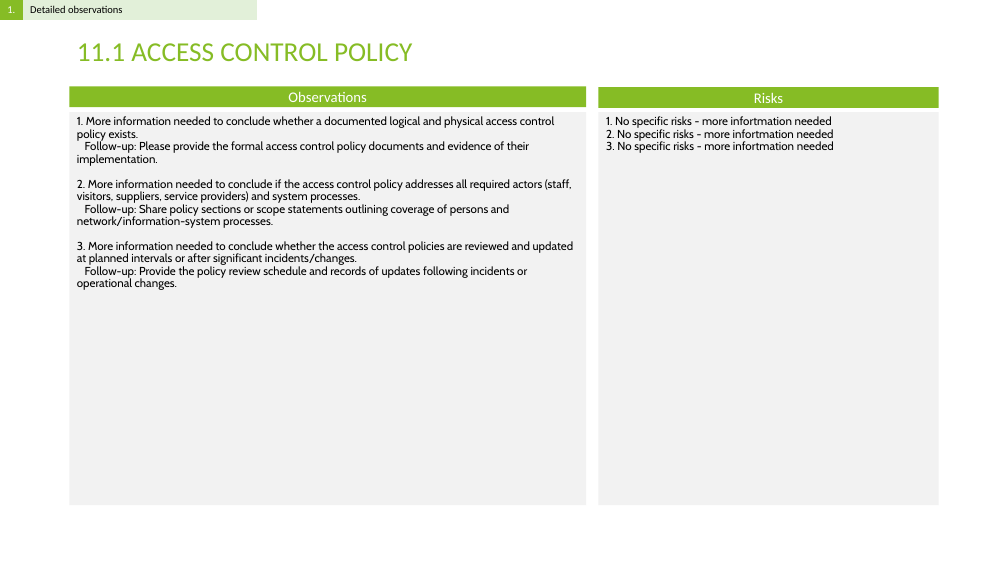
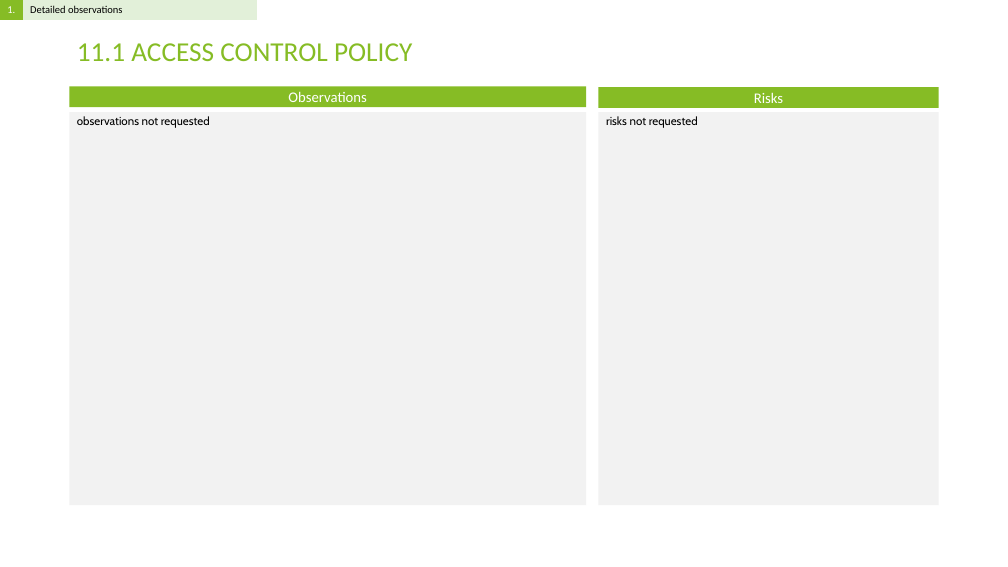
Before and after one commit to Rokas01/tprm, a slide deck: slide 3 of filename.pptx. Drawn at 1008x567 pixels with LibreOffice and Linux fonts; fonts in the diff are those of the drawing. Boxes give left, top, right and bottom in pixels: in the first picture for what was removed or moved away, otherwise in the second. Text is boxed around its words. In the diff, an @@ line names an element or a change of style, - is before the commit and + after.

```diff
--- a/filename.pptx
+++ b/filename.pptx
@@ text at (77,116,210,128): text changed @@
-1. More information needed to conclude whether a documented logical and physical access control policy exists.
-Follow-up: Please provide the formal access control policy documents and evidence of their implementation.
-2. More information needed to conclude if the access control policy addresses all required actors (staff, visitors, suppliers, service providers) and system processes.
-Follow-up: Share policy sections or scope statements outlining coverage of persons and network/information-system processes.
-3. More information needed to conclude whether the access control policies are reviewed and updated at planned intervals or after significant incidents/changes.
-Follow-up: Provide the policy review schedule and records of updates following incidents or operational changes.
+observations not requested
@@ text at (606,116,698,128): text changed @@
-1. No specific risks - more infortmation needed
-2. No specific risks - more infortmation needed
-3. No specific risks - more infortmation needed
+risks not requested
```
Also in this commit, not shown: 13 other slides changed, 1 other file.
